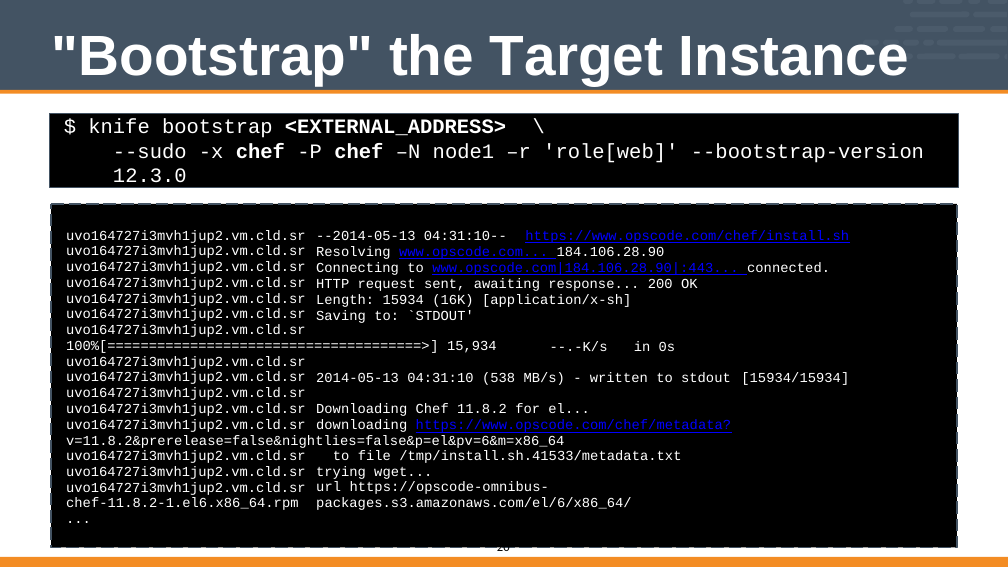
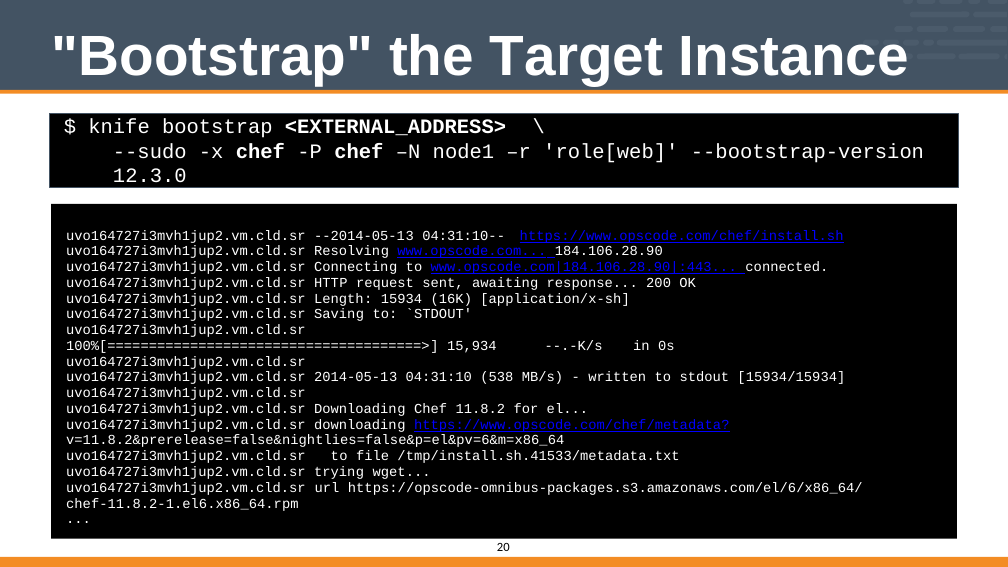
Before and after one commit to vinyar/chef-intermediate, a slide deck: slide 20 of Modules/02-Chef_Intermediate.pptx. Drawn at 1008x567 pixels with LibreOffice and Linux fonts; fonts in the diff are those of the drawing. Boxes give left, top, right and bottom in pixels: in the first picture for what was removed or moved away, otherwise in the second. Text is boxed around its words. In the diff, an @@ line names an element or a change of style, - is before the commit and + after.

Commit message:
Fixed code and other text formatting

```diff
--- a/Modules/02-Chef_Intermediate.pptx
+++ b/Modules/02-Chef_Intermediate.pptx
@@ freeform shape: place and size @@
-freeform shape at [51, 204, 956, 548]
+freeform shape at [51, 204, 956, 539]
@@ freeform shape removed at [51, 204, 956, 548] @@
@@ text at [66, 230, 863, 511]: text changed @@
-uvo164727i3mvh1jup2.vm.cld.sr uvo164727i3mvh1jup2.vm.cld.sr uvo164727i3mvh1jup2.vm.cld.sr uvo164727i3mvh1jup2.vm.cld.sr uvo164727i3mvh1jup2.vm.cld.sr uvo164727i3mvh1jup2.vm.cld.sr uvo164727i3mvh1jup2.vm.cld.sr
+uvo164727i3mvh1jup2.vm.cld.sr --2014-05-13 04:31:10-- https://www.opscode.com/chef/install.sh
+uvo164727i3mvh1jup2.vm.cld.sr Resolving www.opscode.com... 184.106.28.90
+uvo164727i3mvh1jup2.vm.cld.sr Connecting to www.opscode.com|184.106.28.90|:443... connected.
+uvo164727i3mvh1jup2.vm.cld.sr HTTP request sent, awaiting response... 200 OK
+uvo164727i3mvh1jup2.vm.cld.sr Length: 15934 (16K) [application/x-sh]
+uvo164727i3mvh1jup2.vm.cld.sr Saving to: `STDOUT'
+uvo164727i3mvh1jup2.vm.cld.sr
+100%[======================================>] 15,934 --.-K/s in 0s
+uvo164727i3mvh1jup2.vm.cld.sr
+uvo164727i3mvh1jup2.vm.cld.sr 2014-05-13 04:31:10 (538 MB/s) - written to stdout [15934/15934]
+uvo164727i3mvh1jup2.vm.cld.sr
+uvo164727i3mvh1jup2.vm.cld.sr Downloading Chef 11.8.2 for el...
+uvo164727i3mvh1jup2.vm.cld.sr downloading https://www.opscode.com/chef/metadata?
+v=11.8.2&prerelease=false&nightlies=false&p=el&pv=6&m=x86_64
+uvo164727i3mvh1jup2.vm.cld.sr to file /tmp/install.sh.41533/metadata.txt
+uvo164727i3mvh1jup2.vm.cld.sr trying wget...
+uvo164727i3mvh1jup2.vm.cld.sr url https://opscode-omnibus-packages.s3.amazonaws.com/el/6/x86_64/
+chef-11.8.2-1.el6.x86_64.rpm
+...
@@ text removed at [316, 230, 849, 323] @@
---2014-05-13 04:31:10-- https://www.opscode.com/chef/install.sh
-Resolving www.opscode.com... 184.106.28.90
-Connecting to www.opscode.com|184.106.28.90|:443... connected. HTTP request sent, awaiting response... 200 OK
-Length: 15934 (16K) [application/x-sh] Saving to: `STDOUT'
@@ text removed at [66, 340, 497, 369] @@
-100%[======================================>] 15,934
-uvo164727i3mvh1jup2.vm.cld.sr
@@ text removed at [550, 341, 676, 351] @@
---.-K/s in 0s
@@ text removed at [316, 372, 731, 385] @@
-2014-05-13 04:31:10 (538 MB/s) - written to stdout
@@ text removed at [741, 372, 849, 385] @@
-[15934/15934]
@@ text removed at [316, 403, 732, 433] @@
-Downloading Chef 11.8.2 for el...
-downloading https://www.opscode.com/chef/metadata?
@@ text removed at [66, 435, 564, 448] @@
-v=11.8.2&prerelease=false&nightlies=false&p=el&pv=6&m=x86_64
@@ text removed at [316, 450, 681, 510] @@
-to file /tmp/install.sh.41533/metadata.txt trying wget...
-url https://opscode-omnibus-packages.s3.amazonaws.com/el/6/x86_64/
```
Also in this commit, not shown: 23 other slides changed.
